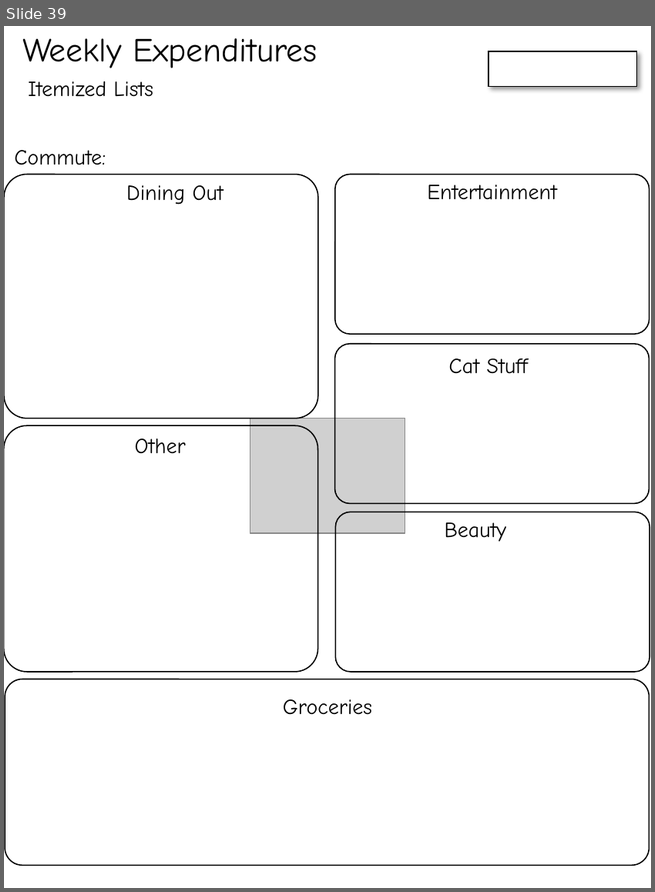
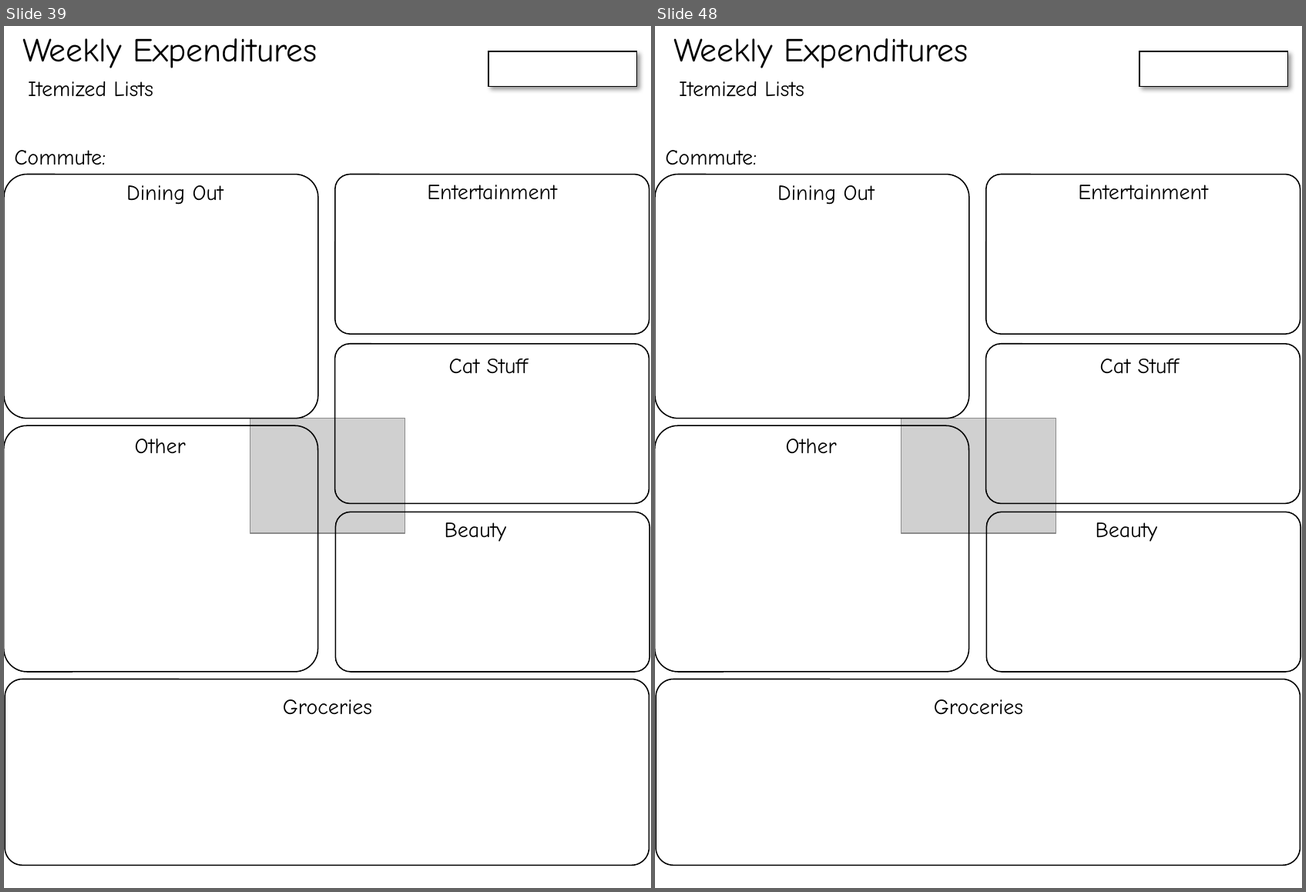
Before and after one commit to cds70409/cds70409.github.io, a slide deck: bujo_printouts.pptx. Shown side by side, each under a label of ours: slide 39 before the commit, slides 39 and 48 after it; the slides between them are not shown. The pictures are 655x892 and 1306x892 pixels, drawn with LibreOffice and Linux fonts; fonts in the diff are those of the drawing; grey boxes stand for pictures. Boxes give left, top, right and bottom in pixels: in the first picture for what was removed or moved away, otherwise in the second. Text is boxed around its words. In the diff, an @@ line names an element or a change of style, - is before the commit and + after.

```diff
--- a/bujo_printouts.pptx
+++ b/bujo_printouts.pptx
@@ slide 48 added at bbox=[655, 26, 1302, 888], background #FFFFFF @@
@@ text added at bbox=[673, 38, 968, 68], 28 pt, text #000000 @@
+Weekly Expenditures
@@ rectangle added at bbox=[1139, 52, 1288, 86], fill #FFFFFF, outline #000000 1 pt @@
@@ text added at bbox=[679, 81, 804, 97], 18 pt, text #000000 @@
+Itemized Lists
@@ text added at bbox=[665, 150, 757, 165], 18 pt, text #000000 @@
+Commute:
@@ rounded rectangle added at bbox=[655, 175, 969, 419], outline #000000 1 pt @@
@@ text added at bbox=[777, 185, 874, 205], 18 pt, text #000000 @@
+Dining Out
@@ rounded rectangle added at bbox=[986, 175, 1300, 334], outline #000000 1 pt @@
@@ text added at bbox=[1078, 185, 1208, 200], 18 pt, text #000000 @@
+Entertainment
@@ rounded rectangle added at bbox=[986, 344, 1300, 503], outline #000000 1 pt @@
@@ text added at bbox=[1100, 359, 1179, 374], 18 pt, text #000000 @@
+Cat Stuff
@@ rounded rectangle added at bbox=[655, 426, 969, 673], outline #000000 1 pt @@
@@ text added at bbox=[786, 439, 837, 453], 18 pt, text #000000 @@
+Other
@@ picture added at bbox=[901, 419, 1056, 533] @@
@@ rounded rectangle added at bbox=[986, 513, 1300, 672], outline #000000 1 pt @@
@@ text added at bbox=[1095, 523, 1158, 542], 18 pt, text #000000 @@
+Beauty
@@ rounded rectangle added at bbox=[656, 680, 1300, 866], outline #000000 1 pt @@
@@ text added at bbox=[934, 700, 1023, 715], 18 pt, text #000000 @@
+Groceries
```
Also in this commit, not shown: 8 other slides added.
